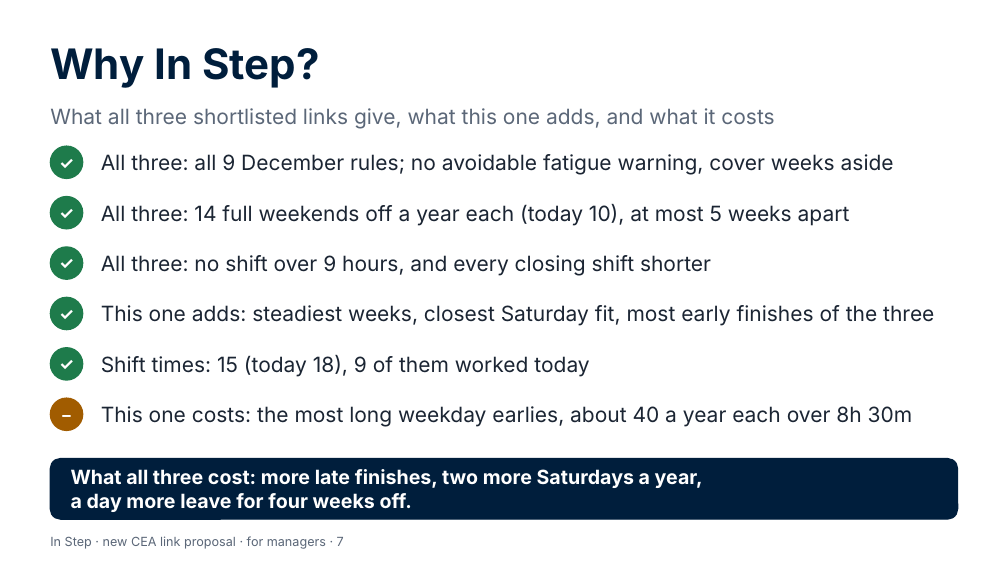
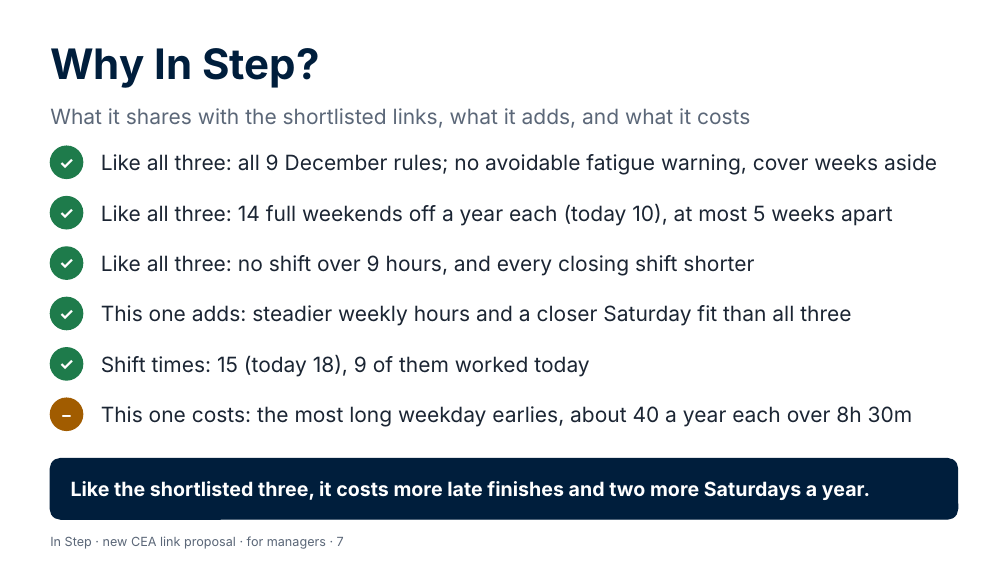
Before and after one commit to Garethdavidmiller/roster-app, a slide deck: slide 7 of docs/links-26/presentations/In-Step-for-managers.pptx. Drawn at 1008x567 pixels with LibreOffice and Linux fonts; fonts in the diff are those of the drawing. Boxes give left, top, right and bottom in pixels: in the first picture for what was removed or moved away, otherwise in the second. Text is boxed around its words. In the diff, an @@ line names an element or a change of style, - is before the commit and + after.

```diff
--- a/docs/links-26/presentations/In-Step-for-managers.pptx
+++ b/docs/links-26/presentations/In-Step-for-managers.pptx
@@ text at (x1=50, y1=108, x2=750, y2=128): text changed @@
-What all three shortlisted links give, what this one adds, and what it costs
+What it shares with the shortlisted links, what it adds, and what it costs
@@ text at (x1=101, y1=154, x2=937, y2=175): text changed @@
-All three: all 9 December rules; no avoidable fatigue warning, cover weeks aside
+Like all three: all 9 December rules; no avoidable fatigue warning, cover weeks aside
@@ text at (x1=101, y1=204, x2=893, y2=226): text changed @@
-All three: 14 full weekends off a year each (today 10), at most 5 weeks apart
+Like all three: 14 full weekends off a year each (today 10), at most 5 weeks apart
@@ text at (x1=101, y1=255, x2=754, y2=276): text changed @@
-All three: no shift over 9 hours, and every closing shift shorter
+Like all three: no shift over 9 hours, and every closing shift shorter
@@ text at (x1=101, y1=305, x2=851, y2=326): text changed @@
-This one adds: steadiest weeks, closest Saturday fit, most early finishes of the three
+This one adds: steadier weekly hours and a closer Saturday fit than all three
@@ text at (x1=71, y1=481, x2=870, y2=500): text changed @@
-What all three cost: more late finishes, two more Saturdays a year, a day more leave for four weeks off.
+Like the shortlisted three, it costs more late finishes and two more Saturdays a year.
```
Also in this commit, not shown: 2 other slides changed, 53 other files.
